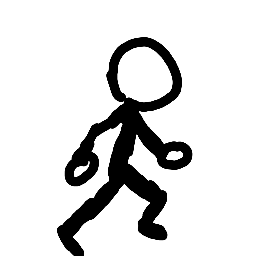
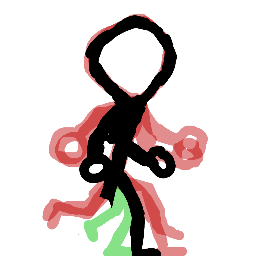
Revision of a layered 256 x 256 image; what changed, layer by layer:
removed layer "Calque de dessin 3" over [42, 13, 208, 256]
"Calque de dessin 1": opacity 0% → 100%, painted on it over [42, 13, 208, 256]
